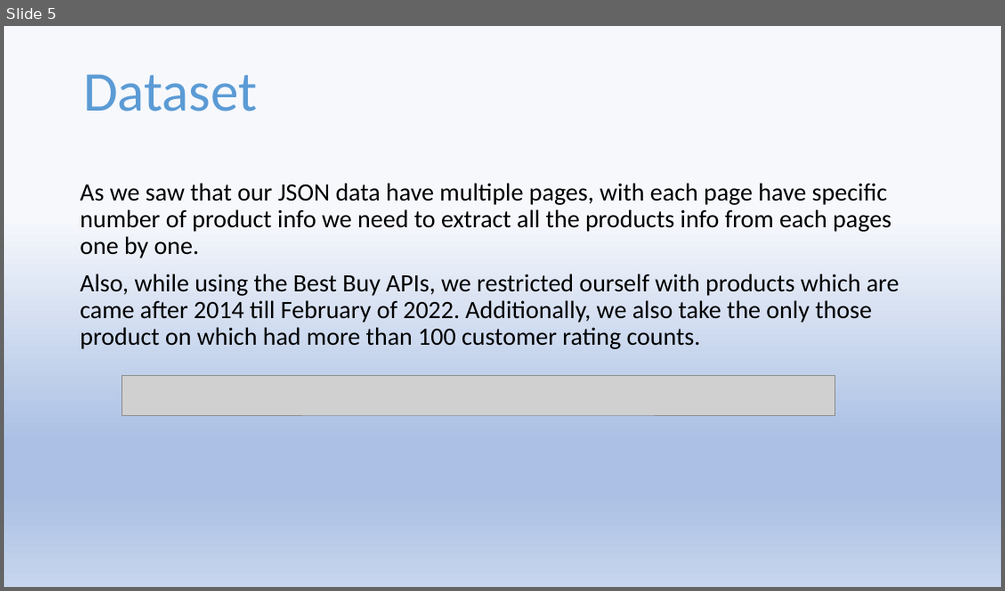
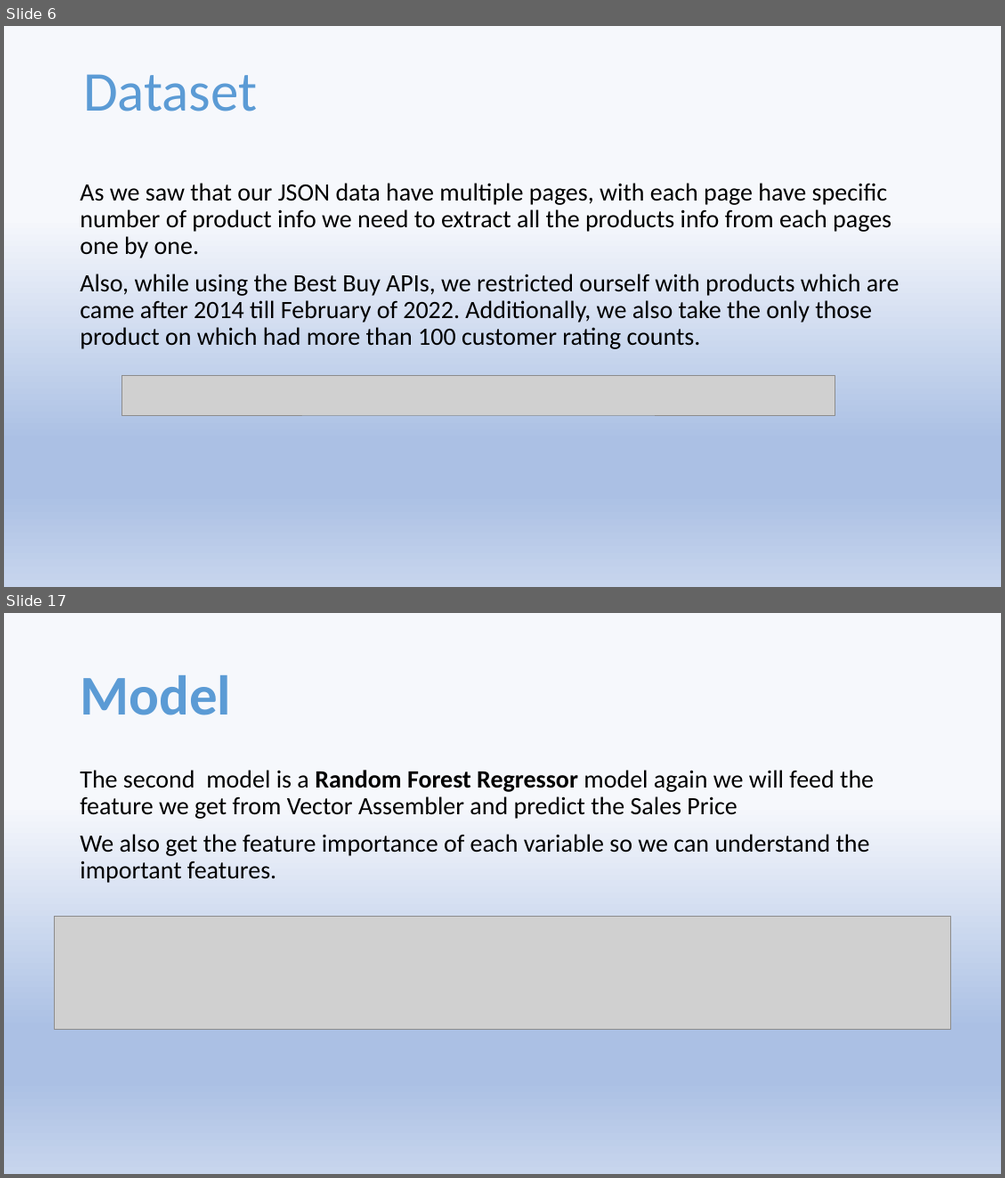
Before and after one commit to Pratyushnayak/Best-Buy-Price, a slide deck: Best Buy.pptx. Shown one above the other, each under a label of ours: slide 5 before the commit, slides 6 and 17 after it; the slides between them are not shown. The pictures are 1005x591 and 1005x1178 pixels, drawn with LibreOffice and Linux fonts; fonts in the diff are those of the drawing; grey boxes stand for pictures. Boxes give left, top, right and bottom in pixels: in the first picture for what was removed or moved away, otherwise in the second. Text is boxed around its words. In the diff, an @@ line names an element or a change of style, - is before the commit and + after.

```diff
--- a/Best Buy.pptx
+++ b/Best Buy.pptx
@@ slide 17 added at (x1=4, y1=613, x2=1001, y2=1174), background gradient #F6F8FC to #ABC0E4 to #C7D5ED @@
@@ title added at (x1=80, y1=675, x2=231, y2=715), 54 pt, text gradient #1F4E79 to #5B9BD5 to #9DC3E6, bold @@
+Model
@@ text added at (x1=80, y1=770, x2=874, y2=883), 24 pt, text #000000 @@
+The second model is a Random Forest Regressor model again we will feed the feature we get from Vector Assembler and predict the Sales Price
+We also get the feature importance of each variable so we can understand the important features.
@@ picture added at (x1=54, y1=916, x2=952, y2=1030) @@
@@ what was slide 5 is now slide 6 @@
```
Also in this commit, not shown: 2 slides changed, 14 other slides added, 1 slide removed.
